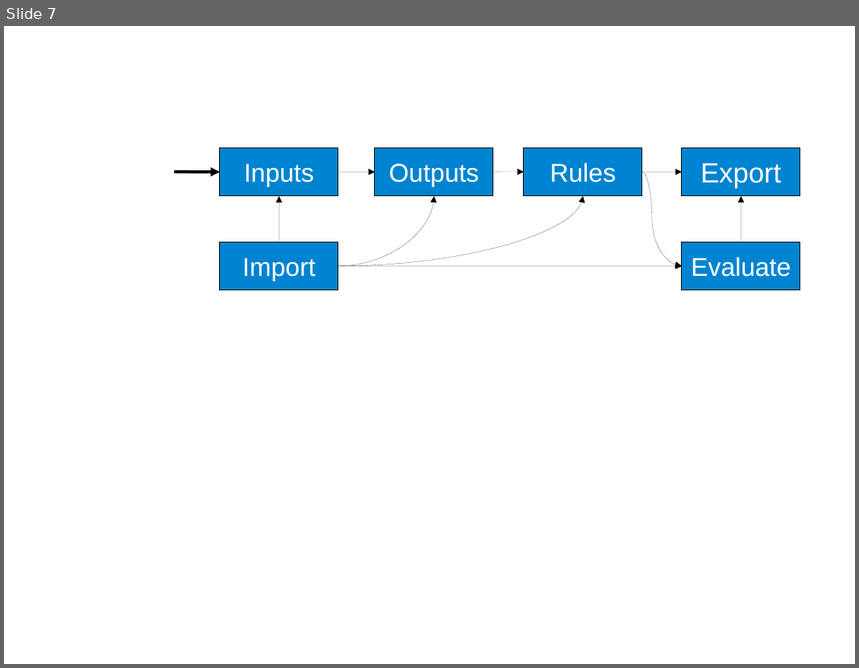
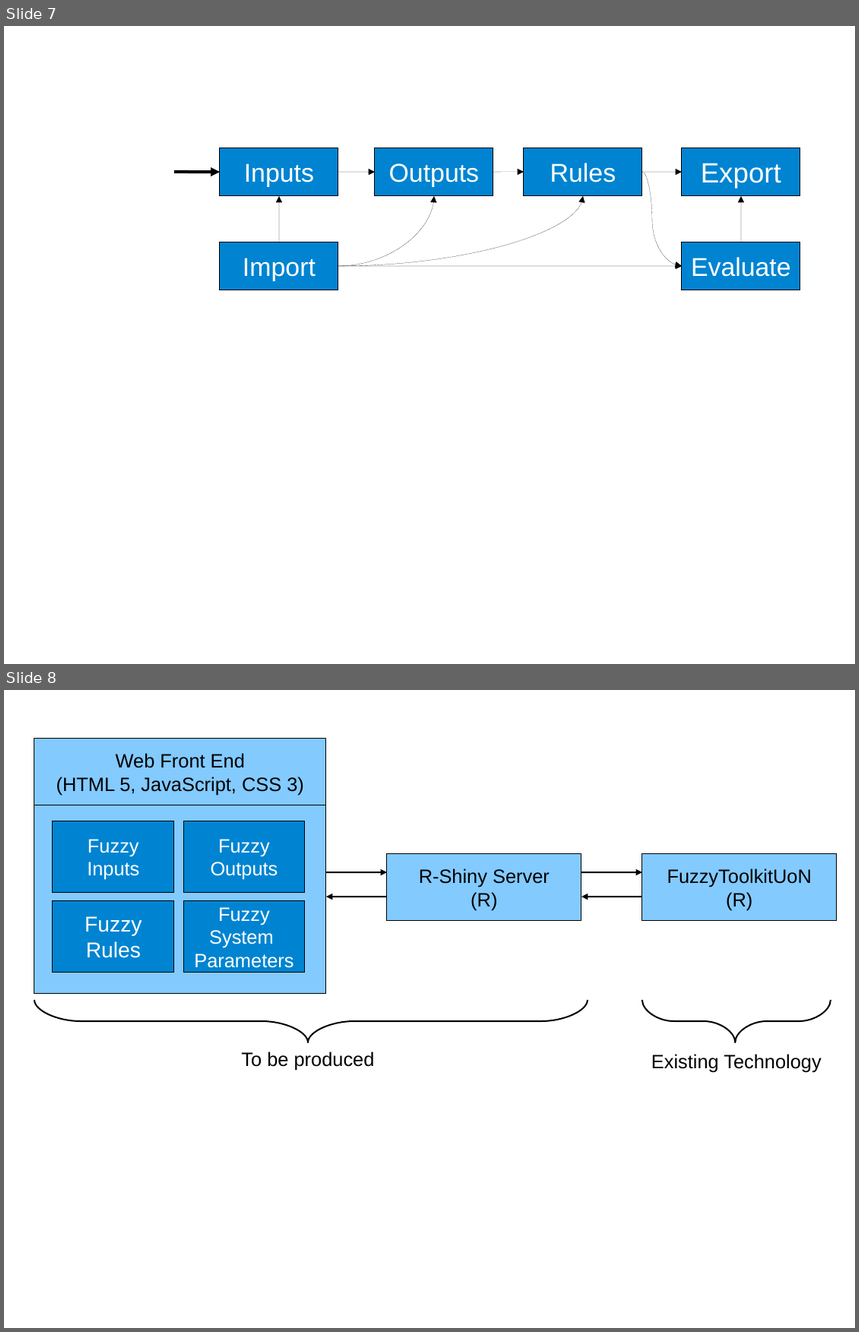
Before and after one commit to nargarawr/ids-github, a slide deck: Documentation/images/designs.odp. Shown one above the other, each under a label of ours: slide 7 before the commit, slides 7 and 8 after it. The pictures are 859x668 and 859x1332 pixels, drawn with LibreOffice and Linux fonts; fonts in the diff are those of the drawing. Boxes give left, top, right and bottom in pixels: in the first picture for what was removed or moved away, otherwise in the second. Text is boxed around its words. In the diff, an @@ line names an element or a change of style, - is before the commit and + after.

```diff
--- a/Documentation/images/designs.odp
+++ b/Documentation/images/designs.odp
@@ slide 8 added at <box>4,690,855,1328</box>, background #FFFFFF @@
@@ rectangle added at <box>34,739,326,806</box>, fill #83CAFF, outline #000000 0 pt, 18 pt, text #000000 @@
+Web Front End
+(HTML 5, JavaScript, CSS 3)
@@ rectangle added at <box>34,806,326,994</box>, fill #83CAFF, outline #000000 0 pt @@
@@ rectangle added at <box>53,821,174,892</box>, fill #0084D1, outline #000000 0 pt, 18 pt, text #FFFFFF @@
+Fuzzy
+Inputs
@@ rectangle added at <box>183,821,304,892</box>, fill #0084D1, outline #000000 0 pt, 18 pt, text #FFFFFF @@
+Fuzzy
+Outputs
@@ rectangle added at <box>387,854,582,922</box>, fill #83CAFF, outline #000000 0 pt, 18 pt, text #000000 @@
+R-Shiny Server
+(R)
@@ rectangle added at <box>643,854,838,922</box>, fill #83CAFF, outline #000000 0 pt, 18 pt, text #000000 @@
+FuzzyToolkitUoN
+(R)
@@ arrow added from (326, 872) to (387, 872), #000000 1.42 pt @@
@@ arrow added from (582, 872) to (643, 872), #000000 1.42 pt @@
@@ rectangle added at <box>53,901,174,973</box>, fill #0084D1, outline #000000 0 pt, 20 pt, text #FFFFFF @@
+Fuzzy
+Rules
@@ rectangle added at <box>183,901,304,973</box>, fill #0084D1, outline #000000 0 pt, 18 pt, text #FFFFFF @@
+Fuzzy
+System
+Parameters
@@ arrow added from (387, 897) to (326, 897), #000000 1.42 pt @@
@@ arrow added from (643, 897) to (582, 897), #000000 1.42 pt @@
@@ freeform shape added at <box>34,1001,588,1043</box>, outline #000000 1.42 pt @@
@@ freeform shape added at <box>642,1000,831,1043</box>, outline #000000 1.42 pt @@
@@ text added at <box>241,1052,375,1070</box>, 18 pt, text #000000 @@
+To be produced
@@ text added at <box>652,1054,821,1072</box>, 18 pt, text #000000 @@
+Existing Technology
```
Also in this commit, not shown: 8 other files.
